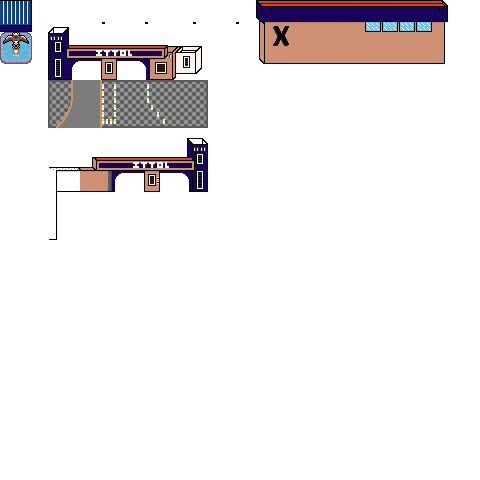
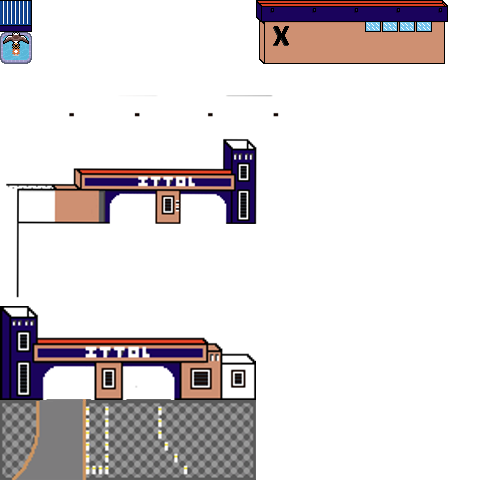
The second 480x480 image is a revision of the first. Changes to its layers:
painted on "TileSet Merged" over 0, 22, 279, 480
